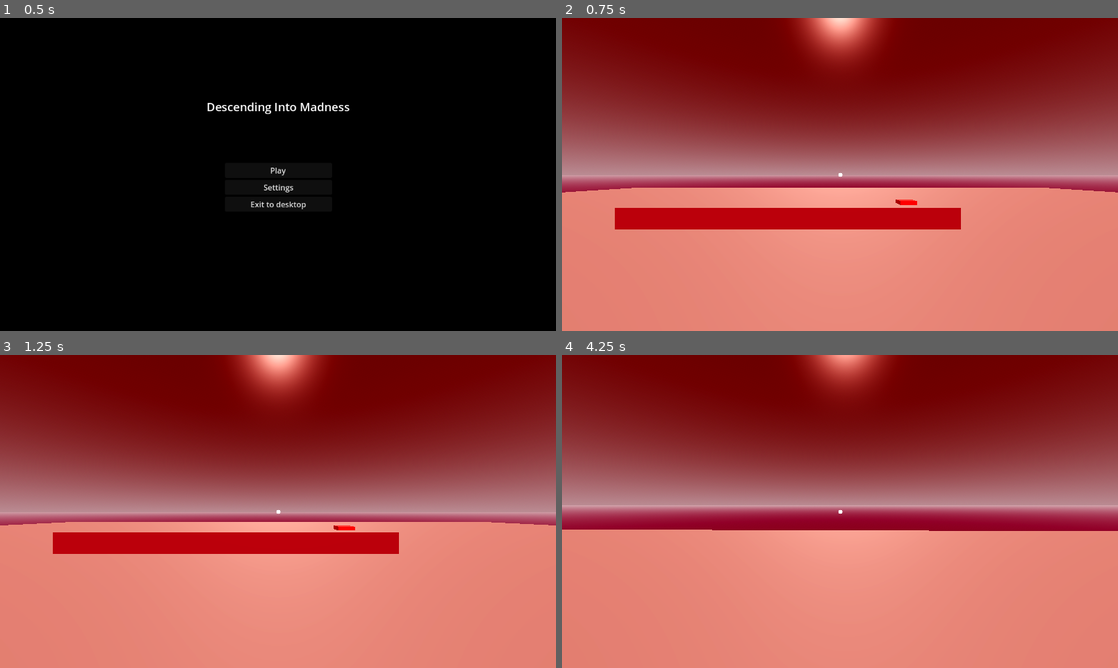
Above: before the commit, frames 1-4 (two rows, left to right).
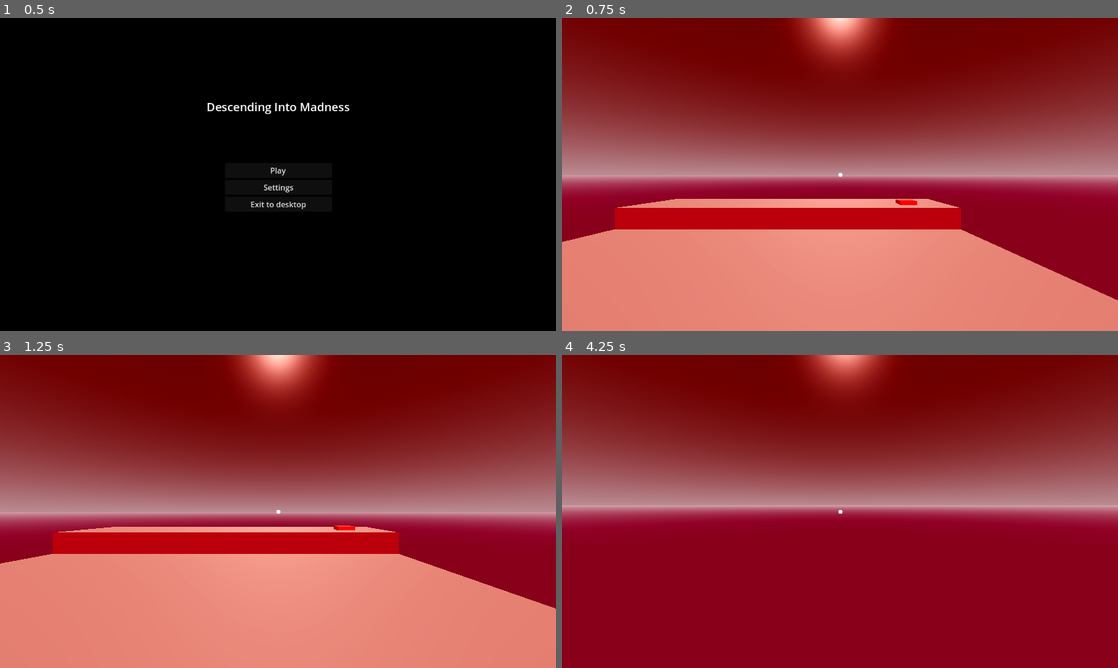
Above: after the commit, the same moments.

Repository: micahdbak/fcsim
Game: Godot game, scene res://scenes/mainMenu.tscn
Two runs of this game, one before a commit and one after it. Both use one fixed random seed, a clock stepped at 60 frames per second and the inputs below.
Inputs (mouse positions are in pixels of both pictures, inside the frame that each line leads up to):
- Up to frame 1 (0.5 s): no input
- Up to frame 2 (0.75 s): click "Play" at 0.5 s
- Up to frame 3 (1.25 s): no input
- Up to frame 4 (4.25 s): tap Enter at 1.25 s; move the mouse to (867, 511) at 1.27 s; hold W (up) from 1.28 s (still down); tap C (crouch) at 1.35, 3.6 s; tap Space (jump) at 1.52, 2.27, 3.77 s; move the mouse to (812, 511) at 2.02 s; tap E (interact) at 2.1 s; move the mouse to (851, 505) at 2.77 s; hold Shift (sprint) 2.78-3.53 s; move the mouse to (834, 517) at 3.52 s

Frame 1 is identical in both runs. In frame 2, 11% of the frame differs, in the area x 0-100%, y 54-91%; in frame 3, 7.4%; in frame 4, 44%, in the area x 0-100%, y 55-100%.

Commit message:
lebrong

Diff:
--- a/main.tscn
+++ b/main.tscn
@@ -102,4 +102,5 @@
 
 [node name="MeshInstance3D" type="MeshInstance3D" parent="NavigationRegion3D"]
 transform = Transform3D(10, 0, 0, 0, 10, 0, 0, 0, 10, 0, 1.2, 0)
+visible = false
 mesh = SubResource("PlaneMesh_7mycd")
--- a/scenes/enemy.tscn
+++ b/scenes/enemy.tscn
@@ -1,7 +1,7 @@
 [gd_scene load_steps=4 format=3 uid="uid://dcg77dbt3ronp"]
 
 [ext_resource type="Script" uid="uid://c3gpcsmeol7u2" path="res://scenes/enemy.gd" id="1_7p1mj"]
-[ext_resource type="Texture2D" uid="uid://ya235vbyvsuk" path="res://test_scene_assets/fakepngcat.png" id="2_md0e3"]
+[ext_resource type="Texture2D" uid="uid://lthu8c4wogsg" path="res://test_scene_assets/lebrong.jpg" id="2_md0e3"]
 
 [sub_resource type="BoxShape3D" id="BoxShape3D_md0e3"]
 
Binary file added: test_scene_assets/lebrong.jpg
Not shown, added: test_scene_assets/lebrong.jpg.import
